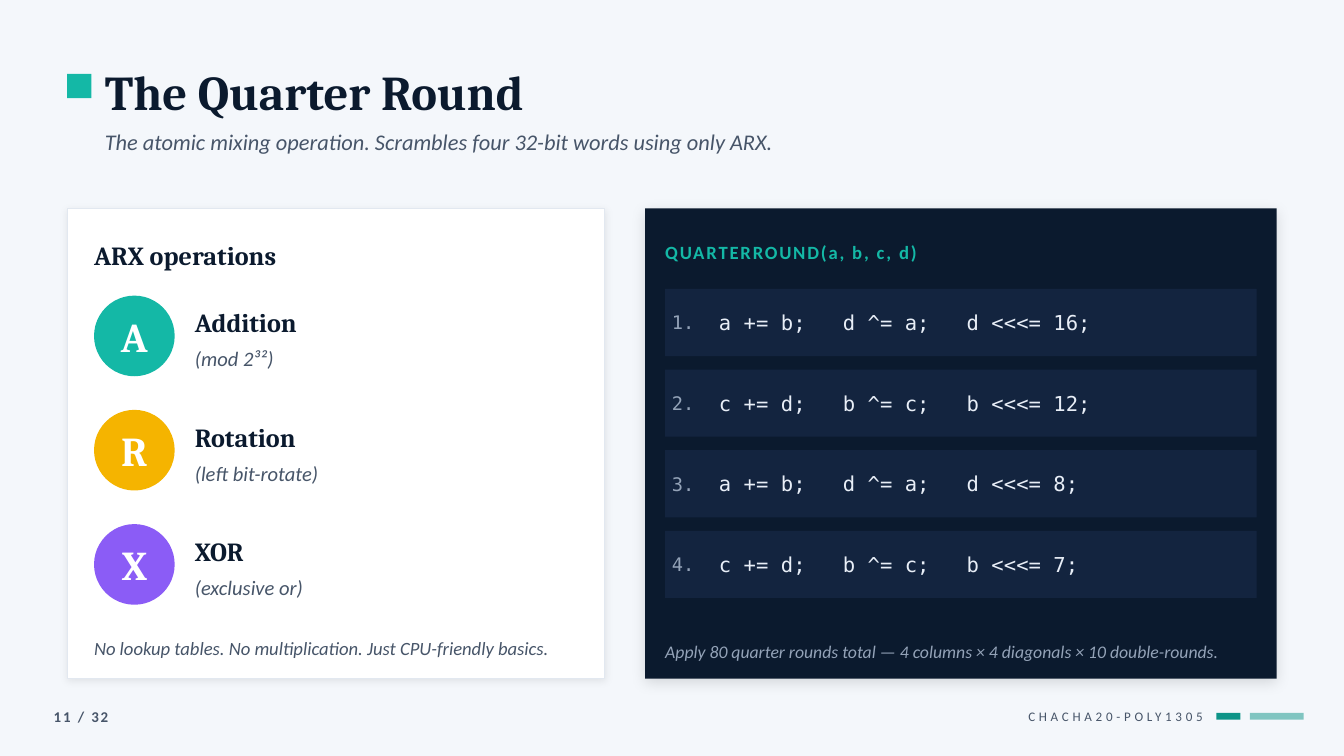
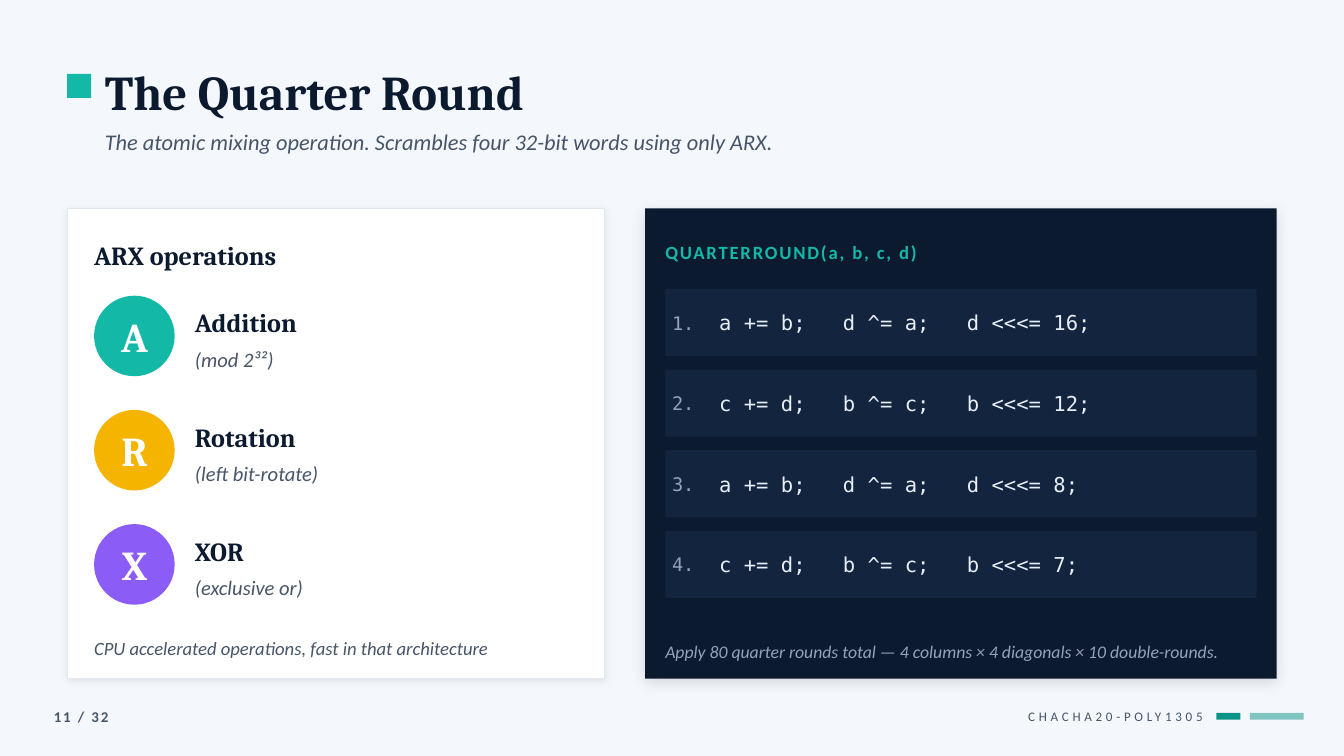
Before and after one commit to AidanLevy05/MATH447-ChatRoom, a slide deck: slide 11 of PowerPoint/MATH_447_Final_Polished.pptx. Drawn at 1344x756 pixels with LibreOffice and Linux fonts; fonts in the diff are those of the drawing. Boxes give left, top, right and bottom in pixels: in the first picture for what was removed or moved away, otherwise in the second. Text is boxed around its words. In the diff, an @@ line names an element or a change of style, - is before the commit and + after.

```diff
--- a/PowerPoint/MATH_447_Final_Polished.pptx
+++ b/PowerPoint/MATH_447_Final_Polished.pptx
@@ rectangle at (67, 208, 605, 679): outline #E2E8F0 0.5 pt to #E2E8F0 0.51 pt @@
@@ text at (94, 642, 488, 658): text changed @@
-No lookup tables. No multiplication. Just CPU-friendly basics.
+CPU accelerated operations, fast in that architecture
```
Also in this commit, not shown: 30 other slides changed.
